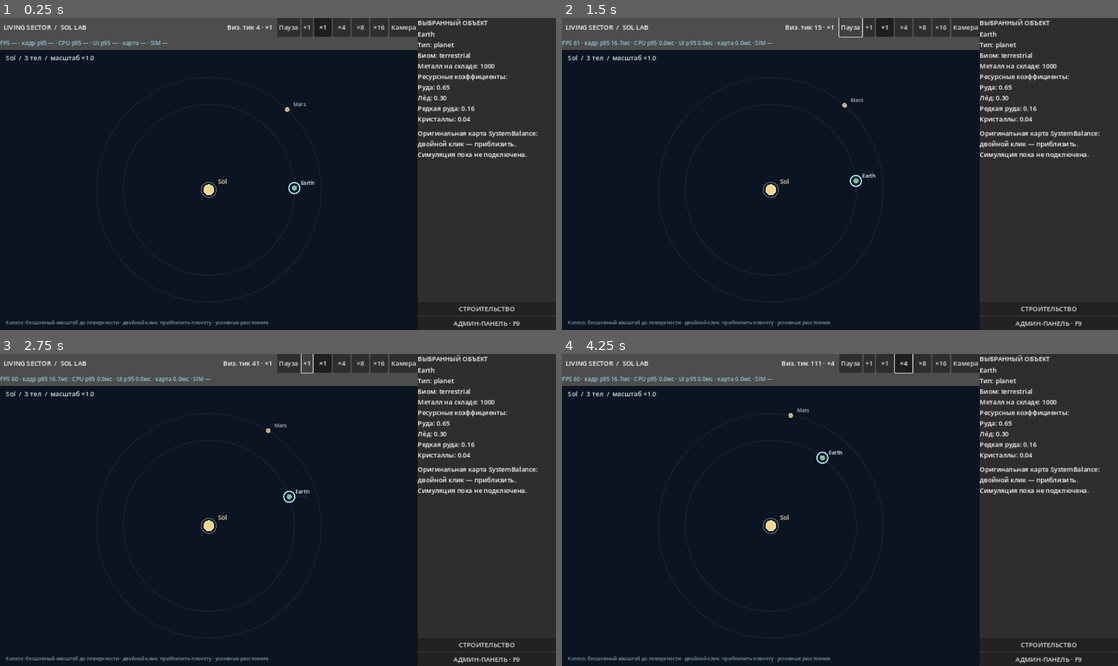
Above: before the commit, frames 1-4 (two rows, left to right).
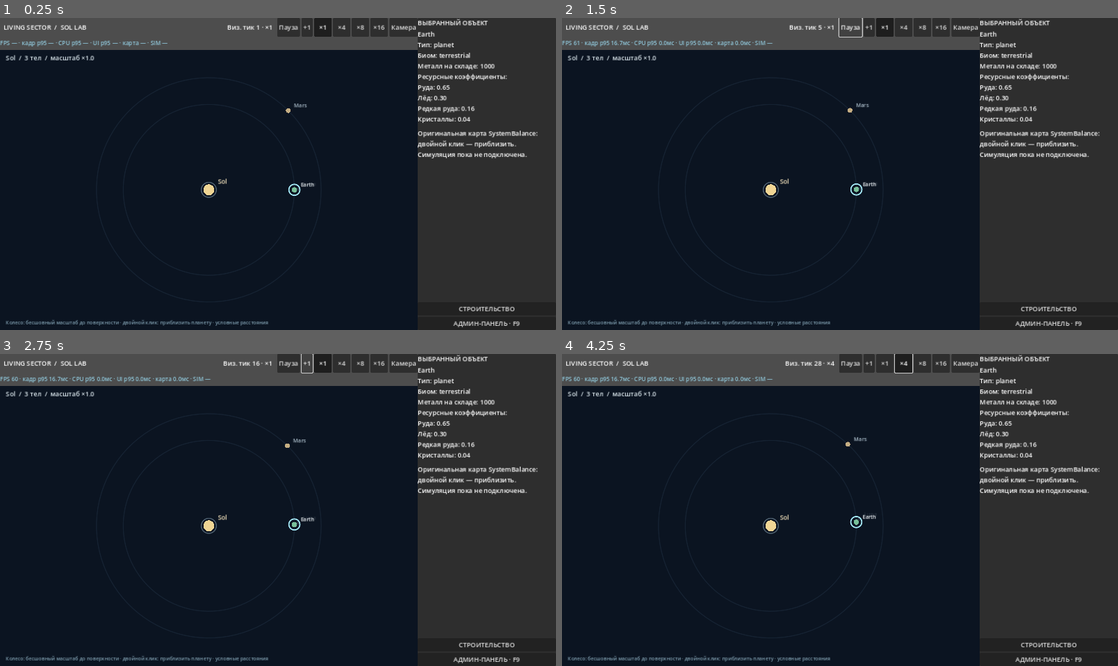
Above: after the commit, the same moments.

Repository: Mefits/Living-Sector
Game: Godot game, scene res://scenes/main.tscn
The game is run twice, just before and just after one commit, with the same random seed, the same clock (stepped at 60 frames per second) and the same inputs.
Inputs:
- Up to frame 1 (0.25 s): no input
- Up to frame 2 (1.5 s): click "Пауза" at 0.5 s; click "Продолжить" at 1.25 s
- Up to frame 3 (2.75 s): click "+1" at 2 s
- Up to frame 4 (4.25 s): click "×1" at 2.75 s; click "×4" at 3.5 s

The runs differ from the first frame. In frame 1, 0.1% of the frame differs, in the area x 46-57%, y 2-58%; in frame 2, 0.3%; in frame 3, 0.2%; in frame 4, 0.3%, in the area x 39-57%, y 2-56%.

Commit message:
fix(sol-lab): restore native 8 TPS clock and x1/x4/x8/x16 orbital speeds [skip ci]

Diff:
--- a/sol_lab/scripts/main.gd
+++ b/sol_lab/scripts/main.gd
@@ -6,6 +6,7 @@
 const NativeStarSystemView = preload("res://scripts/star_system_view.gd")
 const BuildingBrowser = preload("res://scripts/building_browser.gd")
 const UIFrameProfiler = preload("res://scripts/ui_frame_profiler.gd")
+const NativeClock = preload("res://scripts/sim/clock.gd")
 const SPEED_PRESETS: Array[int] = [1, 4, 8, 16]
 const DEFAULTS = "res://data/balance_defaults.json"
 const USER_CONFIG = "user://sol_lab_balance.json"
@@ -13,6 +14,8 @@
 var world: Dictionary = {}
 var config: Dictionary = {}
 var native_time: float = 0.0
+var visual_tick_count: int = 0
+var visual_clock = NativeClock.new()
 var paused: bool = false
 var speed: int = 1
 var speed_buttons: Dictionary = {}
@@ -41,6 +44,7 @@
     if not SolProfile.apply_world(world):
         push_error("Отклонены исходные параметры спутников")
         return
+    visual_clock.set_speed(float(speed))
     config = _load_config()
     _init_extra_settings()
     _build_ui()
@@ -181,10 +185,17 @@
 
 func _pause() -> void:
     paused = not paused
+    visual_clock.set_paused(paused)
     pause_button.text = "Продолжить" if paused else "Пауза"
 
 func _step() -> void:
-    native_time += 1.0
+    # A single original N158 clock step, allowed while paused.
+    # At x1 this moves 1/8 of a native time unit, NOT a whole unit.
+    if not visual_clock.request_steps(1):
+        return
+    var completed: int = visual_clock.consume_frame(0.0)
+    visual_tick_count += completed
+    native_time += float(completed) * visual_clock.tick_scale()
     _update_native_map()
 
 func _reset_camera() -> void:
@@ -206,7 +217,7 @@
             view_elapsed = fmod(view_elapsed, 0.10)
             _update_native_map()
     if time_label != null:
-        time_label.text = "Виз. тик %d · ×%d  " % [int(native_time), speed]
+        time_label.text = "Виз. тик %d · ×%d  " % [visual_tick_count, speed]
     var ui_usec: int = maxi(0, Time.get_ticks_usec() - ui_started_usec)
     var process_usec: int = maxi(0, Time.get_ticks_usec() - started_usec)
     # Zero N158 and zero real sim ticks: this project renders a visual clock
@@ -374,18 +385,26 @@
 func _set_speed(multiplier: int) -> void:
     if not SPEED_PRESETS.has(multiplier):
         return
+    if not visual_clock.set_speed(float(multiplier)):
+        return
     speed = multiplier
     for preset in speed_buttons:
         var button: Button = speed_buttons[preset]
         if is_instance_valid(button):
             button.button_pressed = int(preset) == speed
     if time_label != null:
-        time_label.text = "Виз. тик %d · ×%d  " % [int(native_time), speed]
+        time_label.text = "Виз. тик %d · ×%d  " % [visual_tick_count, speed]
 
 func _advance_visual_clock(delta: float) -> void:
     if paused:
         return
-    native_time += maxf(delta, 0.0) * 20.0 * float(speed)
+    # Exact original clock: 8 ticks/s at any speed, with native time
+    # per tick = world_speed / 8. No extra 20x UI-side multiplier.
+    var completed: int = visual_clock.consume_frame(delta)
+    if completed <= 0:
+        return
+    visual_tick_count += completed
+    native_time += float(completed) * visual_clock.tick_scale()
 
 func _update_performance_label() -> void:
     if perf_label == null:
--- /dev/null
+++ b/sol_lab/scripts/sim/clock.gd
@@ -0,0 +1,106 @@
+extends RefCounted
+## Same time parameters as Rust native/crates/sim_core/src/simulation/config.rs.
+## Game time and frames are independent. This clock never changes cargo or money.
+
+const DEFAULT_TPS: int = 8
+const DEFAULT_WORLD_SPEED: float = 0.25
+const MAX_TICKS_PER_FRAME: int = 16
+
+var ticks_per_second: int = DEFAULT_TPS
+var world_speed: float = DEFAULT_WORLD_SPEED
+var paused: bool = false
+
+var _accumulator: float = 0.0
+var _step_queue: int = 0
+
+func tick_scale() -> float:
+    # Rust: world_speed / ticks_per_second
+    return world_speed / float(ticks_per_second)
+
+func tick_multiplier() -> int:
+    # Rust: round(tps / world_speed); 0 at sufficiently high speed is
+    # legal in native, and consumers must account for it explicitly.
+    if world_speed <= 0.0:
+        return 0
+    return roundi(float(ticks_per_second) / world_speed)
+
+func set_speed(value: float) -> bool:
+    if not is_finite(value) or value <= 0.0 or value > 16.0:
+        return false
+    world_speed = value
+    return true
+
+func set_tps(value: int) -> bool:
+    if value < 1 or value > 60:
+        return false
+    ticks_per_second = value
+    _accumulator = 0.0
+    return true
+
+func set_paused(value: bool) -> void:
+    paused = value
+    _accumulator = 0.0
+
+func request_steps(count: int) -> bool:
+    if count < 1 or count > 1024:
+        return false
+    _step_queue = mini(_step_queue + count, 1024)
+    return true
+
+func reset() -> void:
+    ticks_per_second = DEFAULT_TPS
+    world_speed = DEFAULT_WORLD_SPEED
+    paused = false
+    _step_queue = 0
+    _accumulator = 0.0
+
+func consume_frame(delta: float) -> int:
+    # Manual steps are honoured even while paused, just like native.
+    if _step_queue > 0:
+        var manual: int = mini(_step_queue, MAX_TICKS_PER_FRAME)
+        _step_queue -= manual
+        return manual
+    if paused:
+        _accumulator = 0.0
+        return 0
+    if not is_finite(delta) or delta <= 0.0:
+        return 0
+    # Rust tokio::MissedTickBehavior::Delay also avoids unbounded catch-up.
+    # Long OS/window stalls must not simulate hundreds of economic ticks at once.
+    _accumulator += minf(delta, 0.25)
+    var interval: float = 1.0 / float(ticks_per_second)
+    var due: int = mini(int(floor(_accumulator / interval)), MAX_TICKS_PER_FRAME)
+    _accumulator -= float(due) * interval
+    return due
+
+func snapshot() -> Dictionary:
+    return {
+        "ticks_per_second": ticks_per_second,
+        "world_speed": world_speed,
+        "paused": paused,
+        "pending_steps": _step_queue
+    }
+
+func restore(saved: Dictionary) -> bool:
+    var tps: Variant = saved.get("ticks_per_second", null)
+    var speed: Variant = saved.get("world_speed", null)
+    var paused_value: Variant = saved.get("paused", null)
+    var steps: Variant = saved.get("pending_steps", null)
+    if not (tps is int or tps is float) or not (speed is float or speed is int):
+        return false
+    if not (paused_value is bool) or not (steps is int or steps is float):
+        return false
+    if not is_finite(float(tps)) or not is_finite(float(steps)):
+        return false
+    if float(tps) != float(int(tps)) or float(steps) != float(int(steps)):
+        return false
+    if tps < 1 or tps > 60 or steps < 0 or steps > 1024:
+        return false
+    if not is_finite(float(speed)) or float(speed) <= 0.0 or float(speed) > 16.0:
+        return false
+    ticks_per_second = int(tps)
+    world_speed = float(speed)
+    paused = paused_value
+    _step_queue = int(steps)
+    _accumulator = 0.0
+    return true
--- a/sol_lab/tests/sol_speed_perf_check.gd
+++ b/sol_lab/tests/sol_speed_perf_check.gd
@@ -1,21 +1,44 @@
 extends SceneTree
-## Headless contract check for visual speed selector and original perf core.
+## Compare Sol Lab visual clock with SystemBalance's unchanged native clock.
 const Lab = preload("res://scripts/main.gd")
+const Clock = preload("res://scripts/sim/clock.gd")
 const Profiler = preload("res://scripts/ui_frame_profiler.gd")
 
 func _initialize() -> void:
     var ui = Lab.new()
+    var reference = Clock.new()
     var okay: bool = ui.speed == 1 and ui.native_time == 0.0
+    okay = okay and reference.ticks_per_second == 8
     for candidate in [1, 4, 8, 16]:
         ui.native_time = 0.0
+        ui.visual_tick_count = 0
         ui._set_speed(candidate)
-        ui._advance_visual_clock(0.5)
+        reference.reset()
+        reference.set_speed(float(candidate))
+        var expected: float = 0.0
+        var expected_ticks: int = 0
+        # Eight 125ms frames equal exactly one second at the native 8 TPS.
+        for frame in range(8):
+            var native_steps: int = reference.consume_frame(0.125)
+            expected_ticks += native_steps
+            expected += float(native_steps) * reference.tick_scale()
+            ui._advance_visual_clock(0.125)
         okay = okay and ui.speed == candidate
-        okay = okay and is_equal_approx(ui.native_time, 10.0 * candidate)
-    ui.native_time = 100.0
-    ui.paused = true
-    ui._advance_visual_clock(1.0)
-    okay = okay and is_equal_approx(ui.native_time, 100.0)
+        okay = okay and ui.visual_tick_count == expected_ticks
+        okay = okay and expected_ticks == 8
+        okay = okay and is_equal_approx(ui.native_time, expected)
+        okay = okay and is_equal_approx(ui.native_time, float(candidate))
+        # At one original tick the delta is speed/8, not a full unit.
+        ui.paused = true
+        ui.visual_clock.set_paused(true)
+        var prior_time: float = ui.native_time
+        ui._advance_visual_clock(1.0)
+        okay = okay and is_equal_approx(ui.native_time, prior_time)
+        ui._step()
+        okay = okay and is_equal_approx(ui.native_time,
+            prior_time + float(candidate) / 8.0)
+        ui.paused = false
+        ui.visual_clock.set_paused(false)
     ui._set_speed(3)
     okay = okay and ui.speed == 16
     var sample = Profiler.new()
